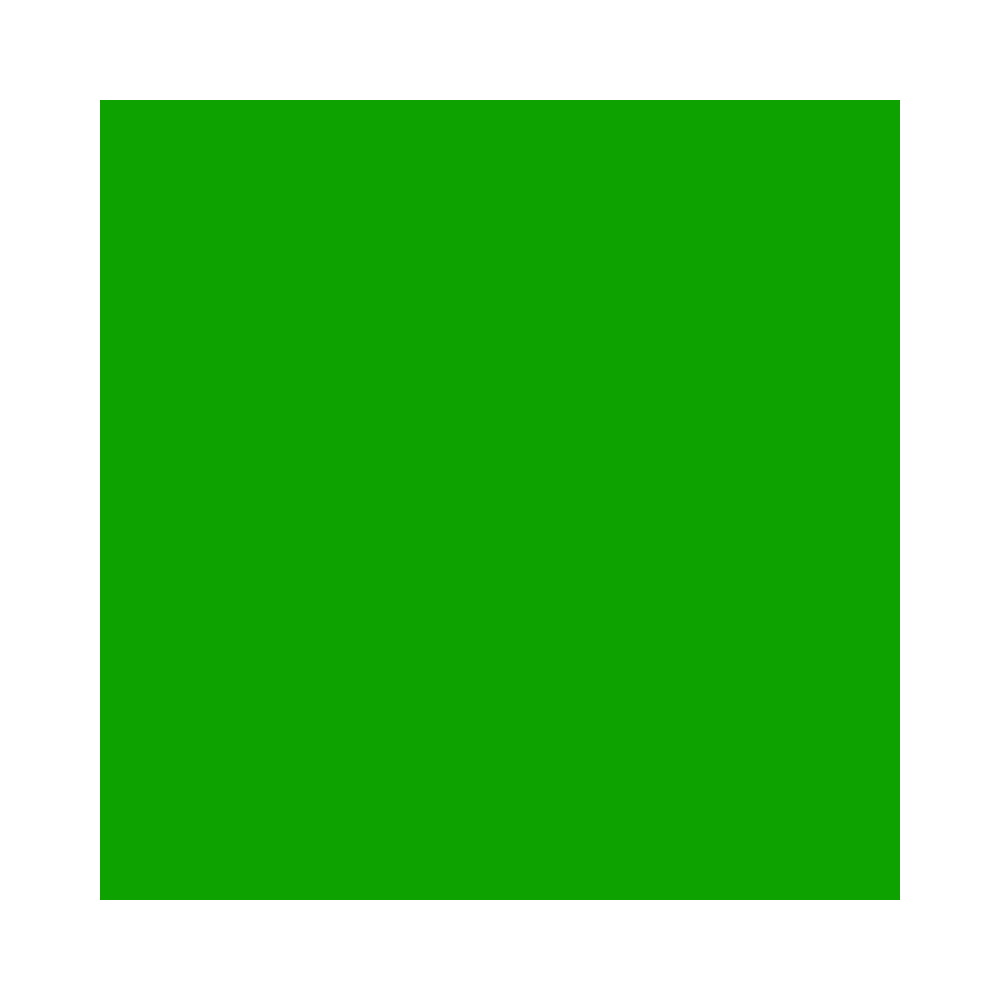
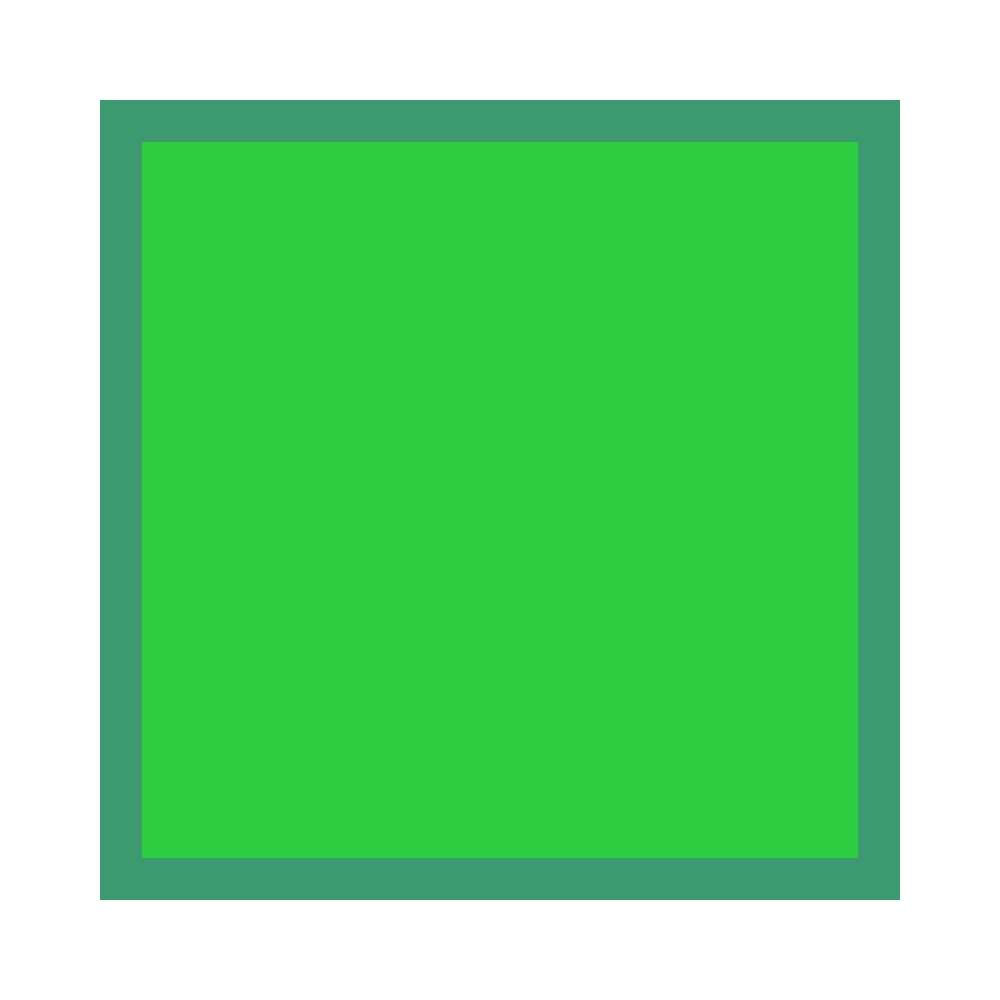
Layer changes from the first 1000px x 1000px image to the second:
added layer "Rectangle 1" (1st of 2) above "Rectangle 1" over 142, 142, 858, 858
painted on "Rectangle 1" (2nd of 2) over 100, 100, 900, 900
